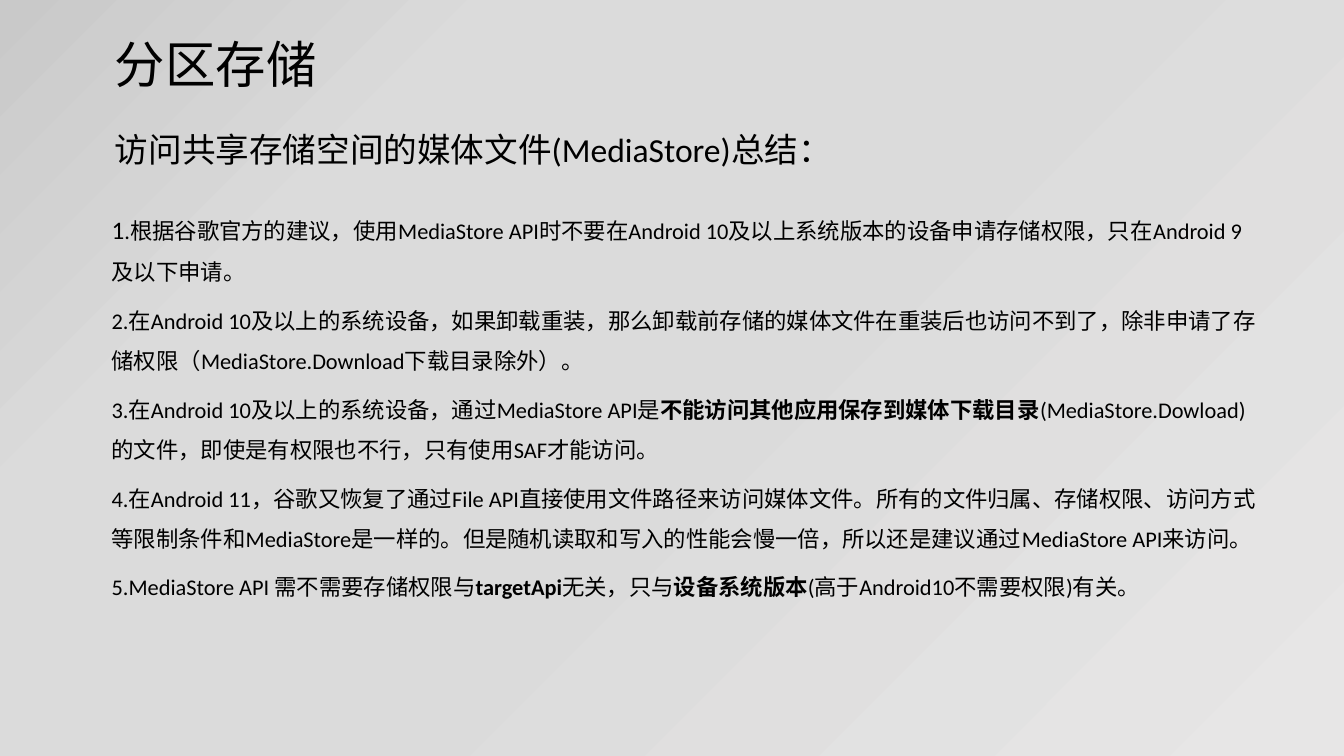
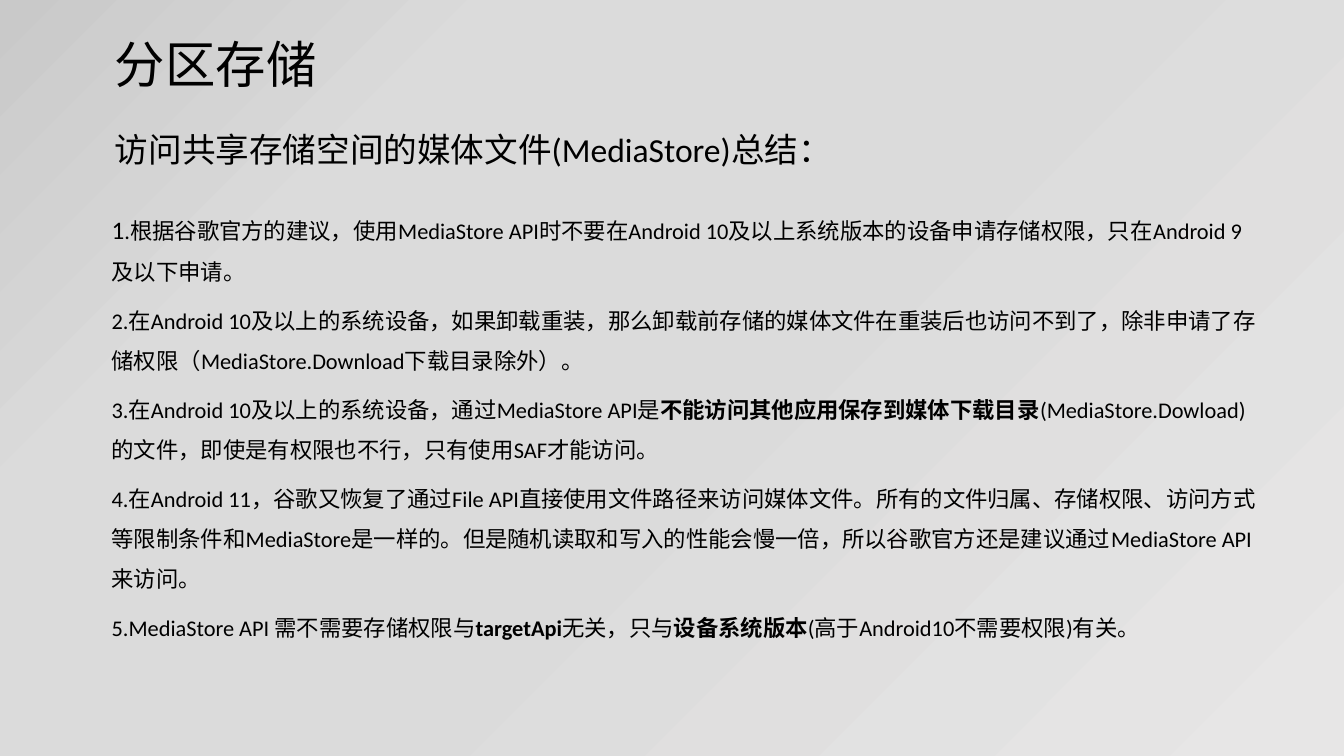
Before and after one commit to jianjunxiao/Adaptation, a slide deck: slide 13 of Android10、11适配.pptx. Drawn at 1344x756 pixels with LibreOffice and Linux fonts; fonts in the diff are those of the drawing. Boxes give left, top, right and bottom in pixels: in the first picture for what was removed or moved away, otherwise in the second. Text is boxed around its words. In the diff, an @@ line names an element or a change of style, - is before the commit and + after.

```diff
--- a/Android10、11适配.pptx
+++ b/Android10、11适配.pptx
@@ text at bbox=[112, 488, 1256, 589]: text changed @@
-4.在Android 11，谷歌又恢复了通过File API直接使用文件路径来访问媒体文件。所有的文件归属、存储权限、访问方式等限制条件和MediaStore是一样的。但是随机读取和写入的性能会慢一倍，所以还是建议通过MediaStore API来访问。
+4.在Android 11，谷歌又恢复了通过File API直接使用文件路径来访问媒体文件。所有的文件归属、存储权限、访问方式等限制条件和MediaStore是一样的。但是随机读取和写入的性能会慢一倍，所以谷歌官方还是建议通过MediaStore API来访问。
```
Also in this commit, not shown: 8 other slides changed, 3 other files.
